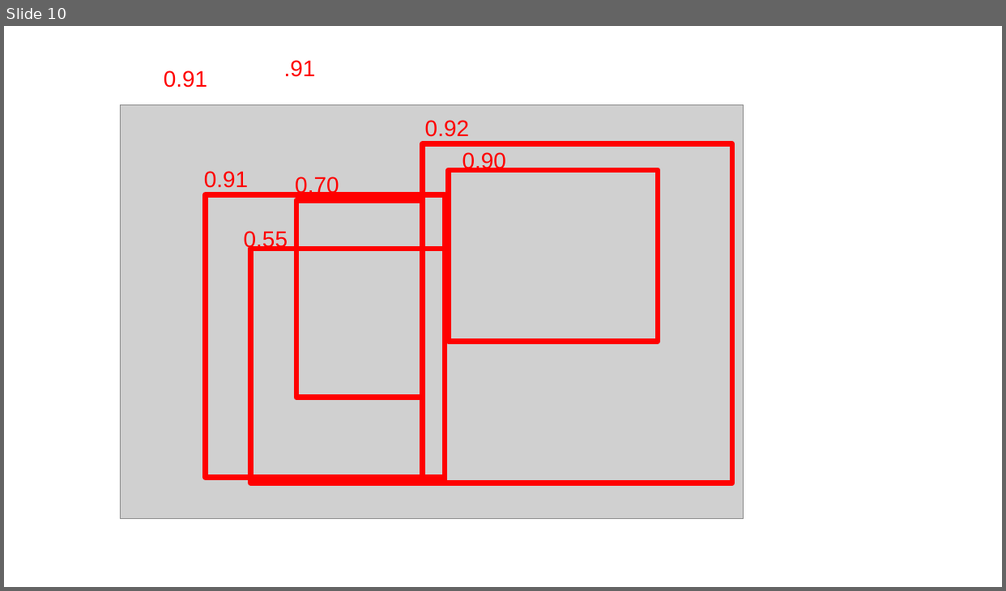
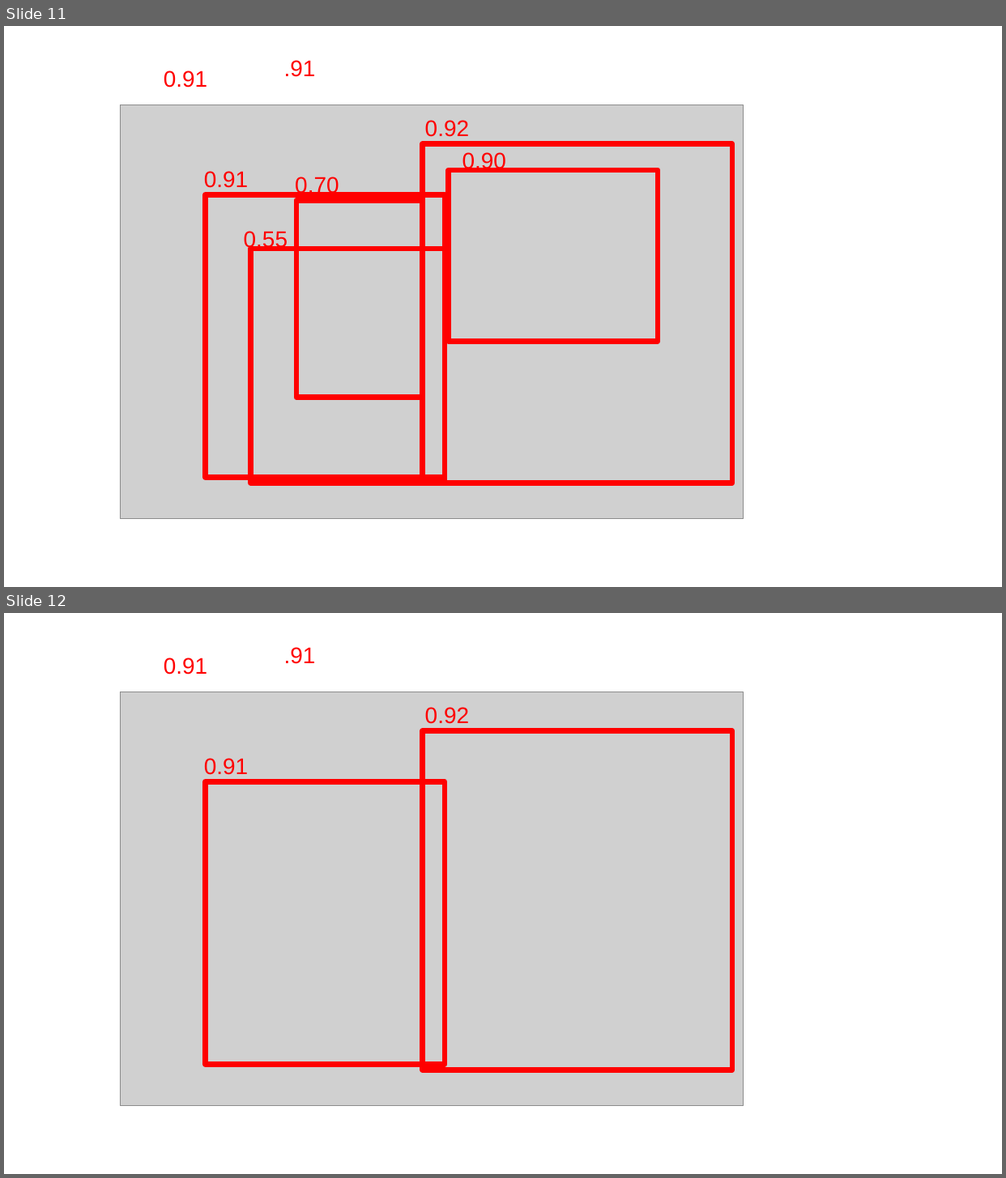
Before and after one commit to CNUClasses/CPSC471, a slide deck: content/lectures/illustration_ppt/illustrations.odp. Shown one above the other, each under a label of ours: slide 10 before the commit, slides 11 and 12 after it. The pictures are 1006x591 and 1006x1178 pixels, drawn with LibreOffice and Linux fonts; fonts in the diff are those of the drawing; grey boxes stand for pictures. Boxes give left, top, right and bottom in pixels: in the first picture for what was removed or moved away, otherwise in the second. Text is boxed around its words. In the diff, an @@ line names an element or a change of style, - is before the commit and + after.

```diff
--- a/content/lectures/illustration_ppt/illustrations.odp
+++ b/content/lectures/illustration_ppt/illustrations.odp
@@ slide 12 added at <box>4,613,1002,1174</box>, background #FFFFFF @@
@@ text added at <box>164,658,207,675</box>, 18 pt, text #FF0000 @@
+0.91
@@ text added at <box>284,647,316,664</box>, 18 pt, text #FF0000 @@
+.91
@@ picture added at <box>120,692,744,1105</box> @@
@@ text added at <box>425,707,469,724</box>, 18 pt, text #FF0000 @@
+0.92
@@ rectangle added at <box>423,730,732,1071</box>, outline #FF0000 4.31 pt @@
@@ text added at <box>204,758,248,775</box>, 18 pt, text #FF0000 @@
+0.91
@@ rectangle added at <box>205,781,444,1065</box>, outline #FF0000 4.31 pt @@
@@ what was slide 10 is now slide 11 @@
```
Also in this commit, not shown: 2 other slides added, 3 other files.
